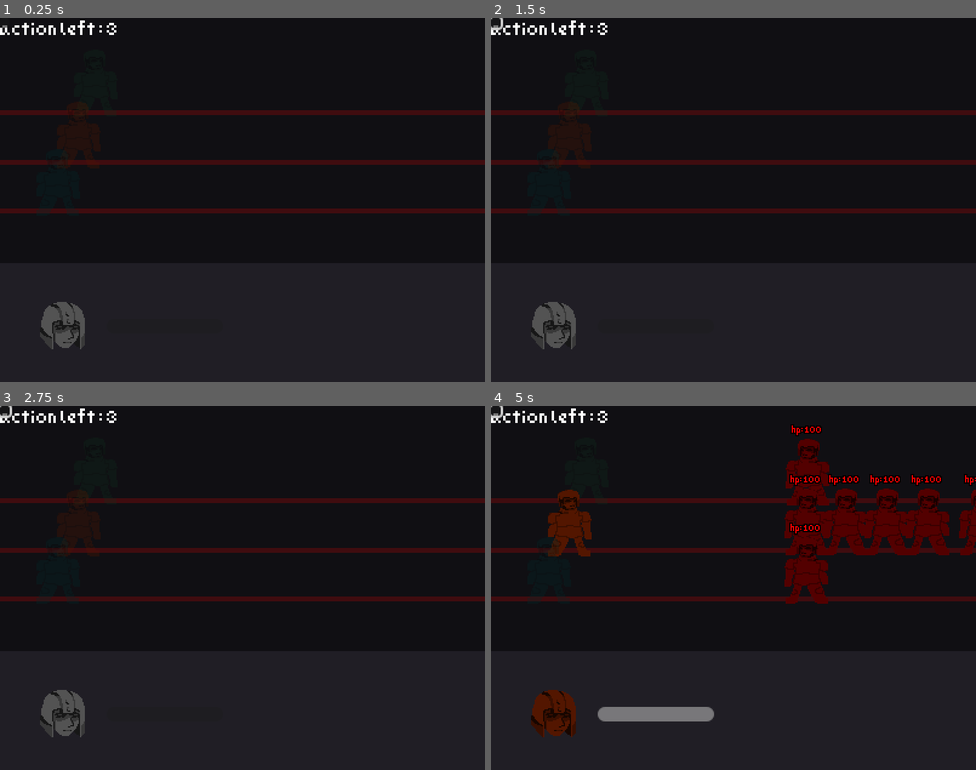
Above: before the commit, frames 1-4 (two rows, left to right).
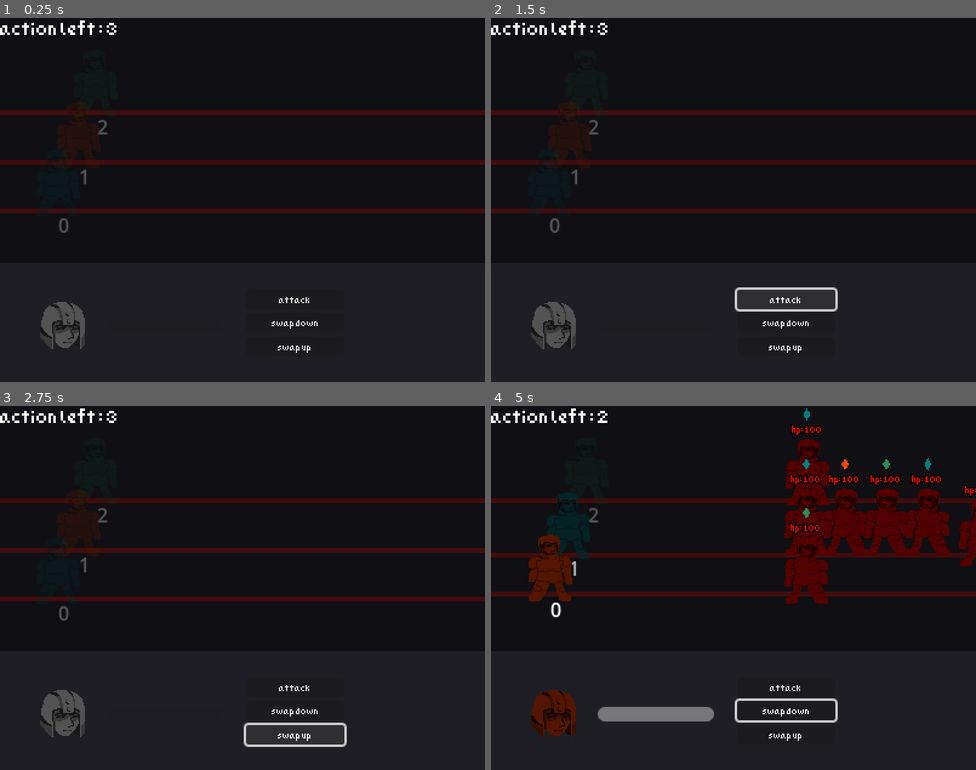
Above: after the commit, the same moments.

Repository: GerrZa/project_dungeon
Game: Godot game, scene res://src/battle/battle_scene.tscn
Same seed, same stepped clock (60 frames per second), same inputs: the game is played once before the commit and once after it.
Inputs (mouse positions are in pixels of both pictures, inside the frame that each line leads up to):
- Up to frame 1 (0.25 s): no input
- Up to frame 2 (1.5 s): click (495, 21) at 0.52 s; click (786, 298) at 1.25 s, where only the run after the commit has a clickable "attack"
- Up to frame 3 (2.75 s): click (295, 733) at 2 s, where only the run after the commit has a clickable "swap up"
- Up to frame 4 (5 s): click (786, 711) at 2.75 s, where only the run after the commit has a clickable "swap down"; tap Enter (ui_accept) at 3.5, 3.6, 3.77, 4.07, 4.35, 4.52, 4.82 s; move the mouse to (549, 569) at 3.52 s; hold Right (ui_right) 3.53-4.28 s; click (549, 569) at 3.67 s; move the mouse to (568, 522) at 4.27 s; click (568, 522) at 4.42 s

The runs differ from the first frame. In frame 1, 0.3% of the frame differs, in the area x 0-66%, y 2-92%; in frame 2, 0.6%; in frame 3, 0.6%; in frame 4, 7.5%, in the area x 0-100%, y 0-92%.
Error before the commit: Invalid access of index '0' on a base object of type: 'Array'. (res://src/battle/battle_scene.gd:92)
Error after the commit: Invalid access to property or key 'lane' on a base object of type 'Nil'. (res://src/battle/battle_scene.gd:111)

Commit message:
essential finish, todo - basic turn and bot

Diff:
--- a/src/battle/battle_scene.gd
+++ b/src/battle/battle_scene.gd
@@ -97,3 +97,71 @@
 
 	for i in range(lane_y_pos.size()):
 		draw_line(Vector2(0, lane_y_pos[i]), Vector2(400, lane_y_pos[i]), Color(1,0,0,0.2), 4)
+
+
+func _on_attack_pressed() -> void:
+	if selecting_player == null or enemy_lane[selecting_player.lane].size() <= 0 or player_action_point <= 0:
+		return
+
+	enemy_lane[selecting_player.lane][0].take_damage(15, selecting_player.char_type)
+	player_action_point -= 1
+
+
+func _on_swapup_pressed() -> void:
+	if selecting_player.lane >= 2 or player_action_point <= 0:
+		return
+
+	var main_lane = selecting_player.lane
+	var swap_lane = main_lane+1
+
+	var main_pos = selecting_player.to_pos
+	var swap_pos = player_lane[swap_lane].to_pos
+
+	print("----------")
+	print(main_lane)
+	print(swap_lane)
+	print("----------")
+
+	player_lane[main_lane].to_pos = swap_pos
+	player_lane[swap_lane].to_pos = main_pos
+
+	player_lane[swap_lane].lane = main_lane
+	player_lane[main_lane].lane = swap_lane
+
+	var main_plr = player_lane[main_lane]
+	var swap_plr = player_lane[swap_lane]
+
+	player_lane[main_lane] = swap_plr
+	player_lane[swap_lane] = main_plr
+
+	player_action_point -= 1
+
+
+func _on_swapdown_pressed() -> void:
+	if selecting_player.lane <=0 or player_action_point <= 0:
+		return
+
+	var main_lane = selecting_player.lane
+	var swap_lane = main_lane-1
+
+	var main_pos = selecting_player.to_pos
+	var swap_pos = player_lane[swap_lane].to_pos
+
+	print("----------")
+	print(main_lane)
+	print(swap_lane)
+	print("----------")
+
+	player_lane[main_lane].to_pos = swap_pos
+	player_lane[swap_lane].to_pos = main_pos
+
+	player_lane[swap_lane].lane = main_lane
+	player_lane[main_lane].lane = swap_lane
+
+	var main_plr = player_lane[main_lane]
+	var swap_plr = player_lane[swap_lane]
+
+	player_lane[main_lane] = swap_plr
+	player_lane[swap_lane] = main_plr
+
+	player_action_point -= 1
--- a/src/battle/battle_scene.tscn
+++ b/src/battle/battle_scene.tscn
@@ -57,9 +57,32 @@
 theme_override_font_sizes/font_size = 8
 show_percentage = false
 
-[node name="attack button" type="Button" parent="ui"]
-offset_right = 8.0
-offset_bottom = 8.0
+[node name="attack" type="Button" parent="ui"]
+offset_left = 203.0
+offset_top = 224.0
+offset_right = 284.0
+offset_bottom = 240.0
+theme_override_fonts/font = ExtResource("4_6cbqe")
+theme_override_font_sizes/font_size = 8
+text = "attack"
+
+[node name="swapup" type="Button" parent="ui"]
+offset_left = 203.0
+offset_top = 263.0
+offset_right = 284.0
+offset_bottom = 279.0
+theme_override_fonts/font = ExtResource("4_6cbqe")
+theme_override_font_sizes/font_size = 8
+text = "swap up"
+
+[node name="swapdown" type="Button" parent="ui"]
+offset_left = 203.0
+offset_top = 243.0
+offset_right = 284.0
+offset_bottom = 259.0
+theme_override_fonts/font = ExtResource("4_6cbqe")
+theme_override_font_sizes/font_size = 8
+text = "swap down"
 
 [node name="player0" type="Area2D" parent="."]
 position = Vector2(48, 159)
@@ -76,6 +99,10 @@
 position = Vector2(0, -23.5)
 shape = SubResource("RectangleShape2D_6ynu5")
 
+[node name="lane" type="Label" parent="player0"]
+offset_right = 40.0
+offset_bottom = 23.0
+
 [node name="player1" type="Area2D" parent="."]
 position = Vector2(65, 119)
 script = ExtResource("2_6ynu5")
@@ -90,6 +117,10 @@
 [node name="CollisionShape2D2" type="CollisionShape2D" parent="player1"]
 position = Vector2(0, -23)
 shape = SubResource("RectangleShape2D_6ynu5")
+
+[node name="lane" type="Label" parent="player1"]
+offset_right = 40.0
+offset_bottom = 23.0
 
 [node name="player2" type="Area2D" parent="."]
 position = Vector2(80, 78)
@@ -107,9 +138,17 @@
 position = Vector2(-1, -24)
 shape = SubResource("RectangleShape2D_6ynu5")
 
+[node name="lane" type="Label" parent="player2"]
+offset_right = 40.0
+offset_bottom = 23.0
+
 [node name="Label" type="Label" parent="."]
 offset_right = 40.0
 offset_bottom = 23.0
 text = "action left : "
 label_settings = SubResource("LabelSettings_jdlxq")
 script = SubResource("GDScript_r6mhw")
+
+[connection signal="pressed" from="ui/attack" to="." method="_on_attack_pressed"]
+[connection signal="pressed" from="ui/swapup" to="." method="_on_swapup_pressed"]
+[connection signal="pressed" from="ui/swapdown" to="." method="_on_swapdown_pressed"]
--- a/src/battle/enemy/dummy_battle.gd
+++ b/src/battle/enemy/dummy_battle.gd
@@ -5,18 +5,68 @@
 
 var hp = 100
 
+enum {
+	ORANGE,
+	BLUE,
+	GREEN
+}
+
+var weak = ORANGE
+
 func _ready() -> void:
 	super()
+
+	randomize()
+
+	weak = randi_range(0,2)
 
 func _physics_process(delta: float) -> void:
 	position = lerp(position, to_pos, 0.1)
 
 	$hp_label.text = "hp: " + var_to_str(hp)
 
-func take_damage(dmg):
+	match weak:
+		ORANGE:
+			$weak_ind.color = Color.ORANGE_RED
+		BLUE:
+			$weak_ind.color = Color.TEAL
+		GREEN:
+			$weak_ind.color = Color.SEA_GREEN
+
+func take_damage(dmg, type):
+	if type == weak:
+		dmg *= 2
+
 	hp -= dmg
 
 	if hp < 1:
 		queue_free()
 		get_tree().current_scene.enemy_lane[lane].erase(self)
 		get_tree().current_scene.rearrange_ene()
+
+func attack():
+	get_tree().current_scene.player_lane[lane].hp -= 15
+
+func swapdown():
+	if lane <= 0:
+		return
+
+	get_tree().current_scene.enemy_lane[lane].erase(self)
+
+	lane -= 1
+
+	get_tree().current_scene.enemy_lane[lane].append(self)
+
+	get_tree().current_scene.rearrange_ene()
+
+func swapup():
+	if lane >= 2:
+		return
+
+	get_tree().current_scene.enemy_lane[lane].erase(self)
+
+	lane += 1
+
+	get_tree().current_scene.enemy_lane[lane].append(self)
+
+	get_tree().current_scene.rearrange_ene()
--- a/src/battle/enemy/dummy_battle.tscn
+++ b/src/battle/enemy/dummy_battle.tscn
@@ -35,3 +35,6 @@
 offset_bottom = -40.0
 text = "HP : 100"
 label_settings = SubResource("LabelSettings_atngr")
+
+[node name="weak_ind" type="Polygon2D" parent="."]
+polygon = PackedVector2Array(0, -66, -3, -71, 0, -76, 3, -71)
--- a/src/battle/player_battler.gd
+++ b/src/battle/player_battler.gd
@@ -56,4 +56,4 @@
 	position = lerp(position, to_pos, 0.1)
 	battle_scene = get_tree().current_scene
 
-	print()
+	$lane.text = var_to_str(lane)
